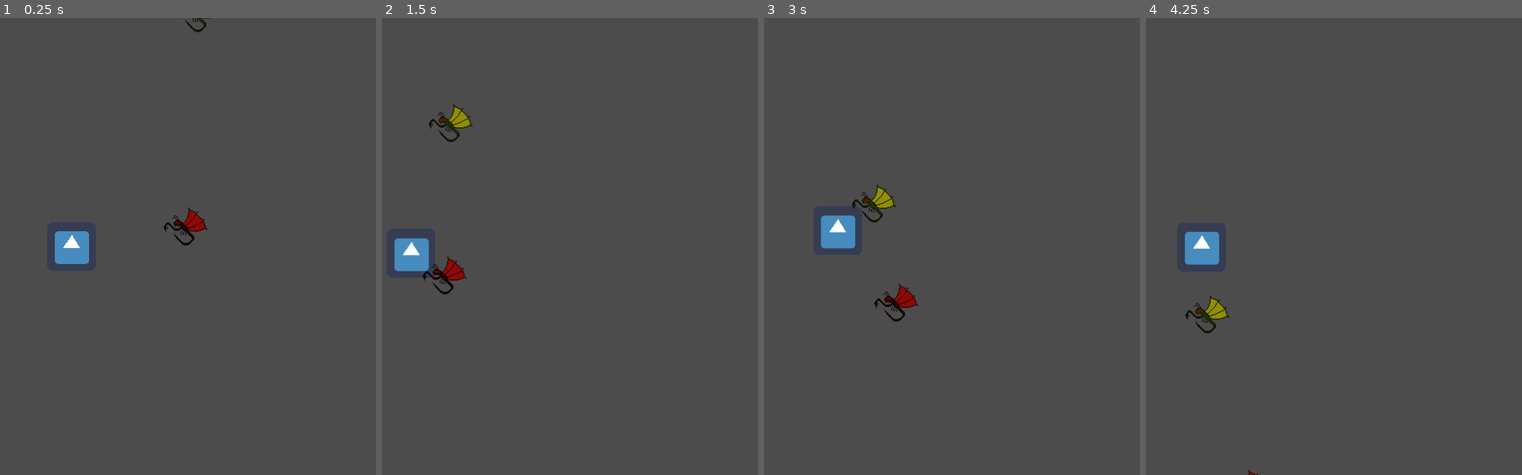
Above: before the commit, frames 1-4 (left to right).
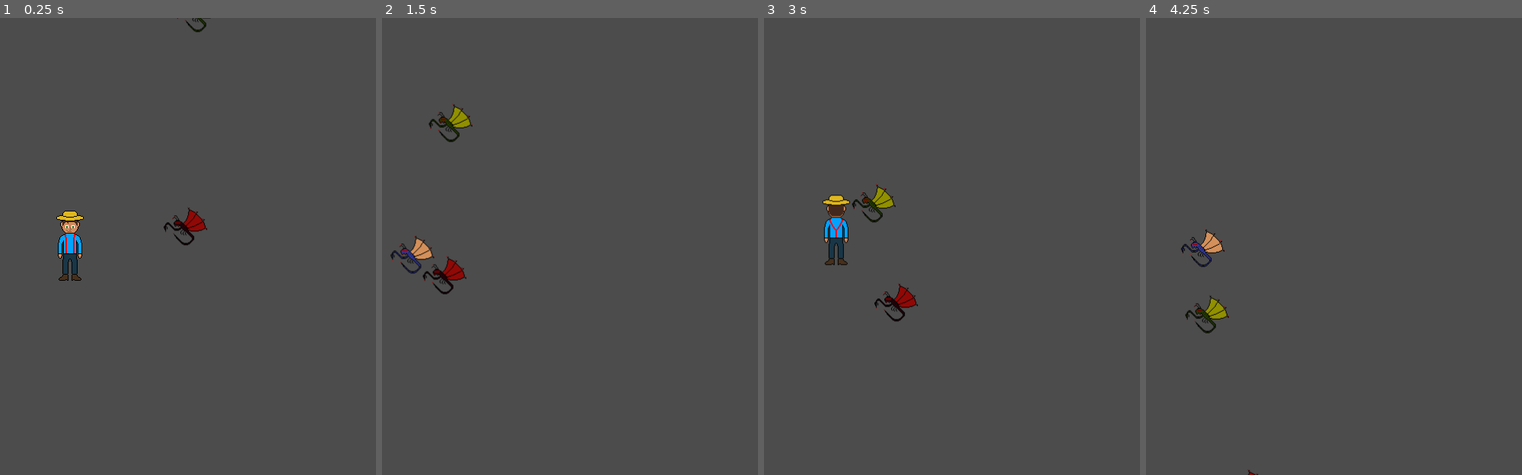
Above: after the commit, the same moments.

Repository: KoryB/ludum-dare-52
Game: Godot game, scene res://level/test_level.tscn
Two runs of this game, one before a commit and one after it. Both use one fixed random seed, a clock stepped at 60 frames per second and the inputs below. The engine's default icon, where the game draws it, is replaced by a stand-in: a white triangle on a blue panel in a dark square.
Inputs (mouse positions are in pixels of both pictures, inside the frame that each line leads up to):
- Up to frame 1 (0.25 s): no input
- Up to frame 2 (1.5 s): move the mouse to (588, 223) at 0.52 s; hold D (player_right) 0.53-1.28 s; click (588, 223) at 0.6 s; move the mouse to (outside the picture) at 1.27 s; hold S (player_down) from 1.28 s (still down); tap Space (player_dash) at 1.35 s
- Up to frame 3 (3 s): move the mouse to (895, 145) at 2.02 s; release S (player_down) at 2.03 s; hold D (player_right) 2.03-2.78 s; hold Right mouse button (player_shield) 2.03-2.78 s; move the mouse to (805, 337) at 2.77 s; hold W (player_up) from 2.78 s (still down); click (805, 337) at 2.85 s
- Up to frame 4 (4.25 s): move the mouse to (1401, 315) at 3.52 s; release W (player_up) at 3.53 s; hold A (player_left) from 3.53 s (still down); tap Space (player_dash) at 3.6 s

The runs differ from the first frame. In frame 1, 1.0% of the frame differs, in the area x 14-24%, y 42-58%; in frame 2, 0.7%; in frame 3, 1.0%, in the area x 14-25%, y 38-55%; in frame 4, 0.7%.

Commit message:
Added some different frames per facing direction for the player

Diff:
--- a/character/base_character/base_character.tscn
+++ b/character/base_character/base_character.tscn
@@ -1,6 +1,5 @@
-[gd_scene load_steps=3 format=2]
+[gd_scene load_steps=2 format=2]
 
-[ext_resource path="res://icon.png" type="Texture" id=1]
 [ext_resource path="res://character/base_character/character.gd" type="Script" id=2]
 
 [node name="BaseCharacter" type="KinematicBody2D" groups=["Character"]]
@@ -9,6 +8,3 @@
 script = ExtResource( 2 )
 
 [node name="CollisionShape2D" type="CollisionShape2D" parent="."]
-
-[node name="Sprite" type="Sprite" parent="."]
-texture = ExtResource( 1 )
--- a/character/base_character/character.gd
+++ b/character/base_character/character.gd
@@ -11,6 +11,7 @@
 var force_velocity := Vector2(0, 0)
 
 var target_velocity := Vector2(0, 0)
+var facing_direction := Vector2.UP
 
 var state_machine := StateMachine.new()
 
--- a/character/bug/bug.tscn
+++ b/character/bug/bug.tscn
@@ -6,6 +6,14 @@
 
 [sub_resource type="RectangleShape2D" id=1]
 extents = Vector2( 27.5, 25 )
+
+[sub_resource type="SpriteFrames" id=2]
+animations = [ {
+"frames": [ ExtResource( 3 ) ],
+"loop": true,
+"name": "default",
+"speed": 5.0
+} ]
 
 [node name="Bug" instance=ExtResource( 1 )]
 collision_layer = 2
@@ -19,5 +27,5 @@
 position = Vector2( 1.5, 1 )
 shape = SubResource( 1 )
 
-[node name="Sprite" parent="." index="1"]
-texture = ExtResource( 3 )
+[node name="AnimatedSprite" type="AnimatedSprite" parent="." index="1"]
+frames = SubResource( 2 )
--- a/character/player/dashing_state.gd
+++ b/character/player/dashing_state.gd
@@ -12,6 +12,7 @@
     target.set_scythe_impulse_multiplier(2.0)
      # TODO: Do we want to dash based on target current base_velocity?
     target.target_velocity = target.dash_speed * target.get_local_mouse_position().normalized()
+    target.set_facing_direction(target.target_velocity.normalized())
 
 
 func on_leave(target):
--- a/character/player/idle_state.gd
+++ b/character/player/idle_state.gd
@@ -26,7 +26,9 @@
     elif dir.is_equal_approx(Vector2(0, 0)):
         target.target_velocity = Vector2(0, 0)
     else:
-        target.target_velocity = target.move_speed * dir.normalized()
+        dir = dir.normalized()
+        target.set_facing_direction(dir)
+        target.target_velocity = target.move_speed * dir
 
     if target.is_attack and target.can_attack():
         target.attack()
--- a/character/player/player.gd
+++ b/character/player/player.gd
@@ -1,4 +1,10 @@
 class_name Player extends Character
+
+
+const FrameDown := 0
+const FrameUp := 1
+const FrameLeft := 2
+const FrameRight := 3
 
 
 export var move_speed := 300.0
@@ -53,6 +59,7 @@
 func do_physics_process(delta: float):
     handle_input()
     .do_physics_process(delta)
+    set_frame()
 
 
 func handle_input():
@@ -79,11 +86,33 @@
     $ScythePosition.position = pos
     $ScythePosition.rotation = initial_scythe_position.angle_to(pos)
 
+
 func can_attack() -> bool:
     return $ScythePosition/Scythe1.can_attack()
 
+
 func attack():
-    set_scythe_position(
-        scythe_distance *
-        get_local_mouse_position().normalized())
+    var to_mouse = get_local_mouse_position().normalized()
+
+    set_facing_direction(to_mouse)
+    set_scythe_position(scythe_distance * to_mouse)
     $ScythePosition/Scythe1.attack()
+
+
+func set_facing_direction(dir: Vector2):
+    if not $ScythePosition/Scythe1.is_attacking():
+        facing_direction = dir
+
+
+func set_frame():
+    var angle = facing_direction.angle()
+    var frame = FrameLeft
+
+    if angle <= (PI / 4) and angle >= (-PI / 4):
+        frame = FrameRight
+    elif angle <= 3.1 * PI / 4 and angle >= PI / 4:
+        frame = FrameUp
+    elif angle >= -3.1 * PI / 4 and angle <= -PI / 4:
+        frame = FrameDown
+
+    $AnimatedSprite.frame = frame
--- a/character/player/player.tscn
+++ b/character/player/player.tscn
@@ -1,11 +1,23 @@
-[gd_scene load_steps=5 format=2]
+[gd_scene load_steps=10 format=2]
 
 [ext_resource path="res://character/base_character/base_character.tscn" type="PackedScene" id=1]
 [ext_resource path="res://character/player/player.gd" type="Script" id=2]
 [ext_resource path="res://weapon/scythe/scythe.tscn" type="PackedScene" id=3]
+[ext_resource path="res://asset/farmer_back.png" type="Texture" id=4]
+[ext_resource path="res://asset/Farmer_Front.png" type="Texture" id=5]
+[ext_resource path="res://icon.png" type="Texture" id=6]
+[ext_resource path="res://asset/bug_one.png" type="Texture" id=7]
 
 [sub_resource type="RectangleShape2D" id=1]
 extents = Vector2( 32, 32 )
+
+[sub_resource type="SpriteFrames" id=2]
+animations = [ {
+"frames": [ ExtResource( 5 ), ExtResource( 4 ), ExtResource( 7 ), ExtResource( 6 ) ],
+"loop": true,
+"name": "default",
+"speed": 5.0
+} ]
 
 [node name="Player" groups=["Player"] instance=ExtResource( 1 )]
 collision_layer = 1
@@ -15,9 +27,13 @@
 dash_time = 0.3
 
 [node name="CollisionShape2D" parent="." index="0"]
+visible = false
 shape = SubResource( 1 )
 
-[node name="ScythePosition" type="Position2D" parent="." index="2"]
+[node name="ScythePosition" type="Position2D" parent="." index="1"]
 position = Vector2( 0, -42 )
 
 [node name="Scythe1" parent="ScythePosition" index="0" instance=ExtResource( 3 )]
+
+[node name="AnimatedSprite" type="AnimatedSprite" parent="." index="2"]
+frames = SubResource( 2 )
--- a/weapon/scythe/scythe.gd
+++ b/weapon/scythe/scythe.gd
@@ -59,3 +59,7 @@
 
 func get_attack_power(is_sweetspot: bool) -> float:
     return impulse_power * impulse_multiplier * (sweetspot_multiplier if is_sweetspot else 1.0)
+
+
+func is_attacking() -> bool:
+    return $Anchor/AnimationPlayer.is_playing()
Binary file added: asset/Farmer_Front.png
Not shown, added: asset/Farmer_Front.png.import
Binary file added: asset/farmer_back.png
Not shown, added: asset/farmer_back.png.import
Not shown: 1 places in character/bug/bug.tscn that only renumber resources
